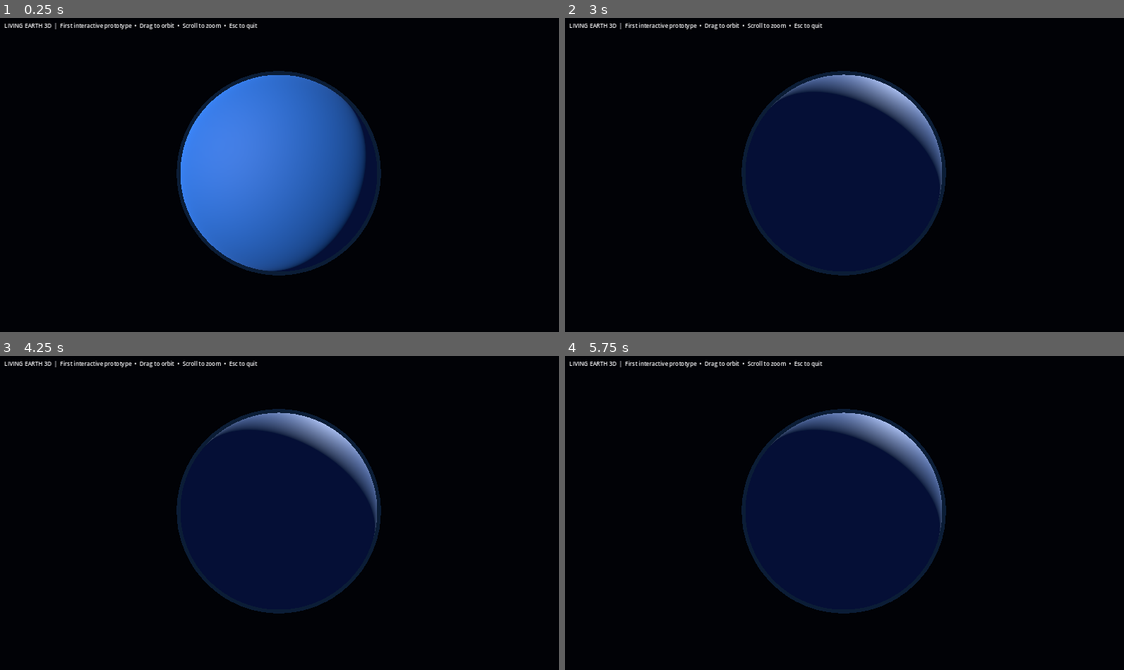
Above: before the commit, frames 1-4 (two rows, left to right).
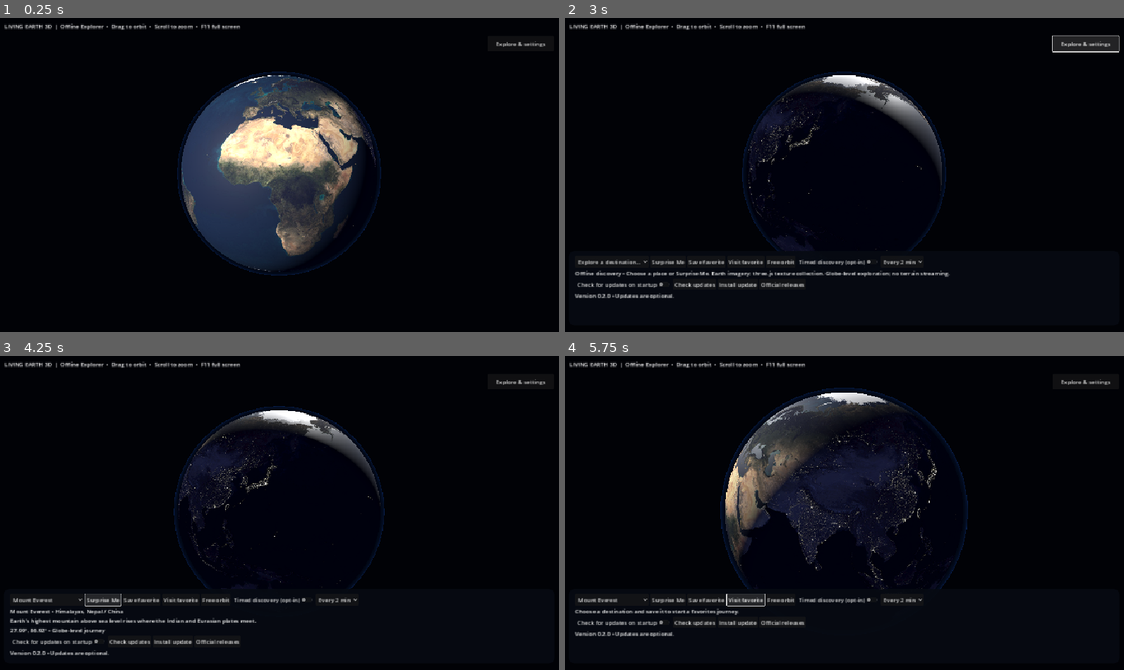
Above: after the commit, the same moments.

Repository: nortja/Living-earth-3d
Game: Godot game, scene res://scenes/earth.tscn
Two runs of this game, one before a commit and one after it. Both use one fixed random seed, a clock stepped at 60 frames per second and the inputs below.
Inputs (mouse positions are in pixels of both pictures, inside the frame that each line leads up to):
- Up to frame 1 (0.25 s): no input
- Up to frame 2 (3 s): tap Enter at 0.5 s; move the mouse to (816, 237) at 0.52 s; click (816, 237) at 0.67 s; drag from (1012, 222) to (816, 237) at 1.27 s; move the mouse to (676, 124) at 2.02 s; click (676, 124) at 2.17 s; click (1084, 43) at 2.75 s, where only the run after the commit has a clickable "Explore & settings"
- Up to frame 3 (4.25 s): click (100, 600) at 3.5 s, where only the run after the commit has a clickable "Surprise Me"
- Up to frame 4 (5.75 s): click (609, 600) at 4.25 s, where only the run after the commit has a clickable "Mount Everest"; click (743, 600) at 5 s, where only the run after the commit has a clickable "Visit favorite"

The runs differ from the first frame. In frame 1, 19% of the frame differs, in the area x 0-98%, y 1-83%; in frame 2, 20%; in frame 3, 20%, in the area x 0-98%, y 1-96%; in frame 4, 19%.

Commit message:
Build Windows installer preview with textured globe and verified updater

Diff:
--- /dev/null
+++ b/assets/icon.svg
@@ -0,0 +1 @@
+<svg xmlns="http://www.w3.org/2000/svg" width="256" height="256" viewBox="0 0 256 256"><defs><radialGradient id="sea" cx="35%" cy="30%"><stop stop-color="#57bcdd"/><stop offset=".65" stop-color="#156391"/><stop offset="1" stop-color="#071d3d"/></radialGradient></defs><circle cx="128" cy="128" r="116" fill="#14385c"/><circle cx="128" cy="128" r="107" fill="url(#sea)"/><path d="M65 49l29-14 24 13 16 24-18 25-22 3-4 29-21-5-16-27-15-9 7-23zM121 126l30-17 25 7 16 29-19 25-8 33-20 16-10-25 5-24-23-19zM185 63l25 25 14 39-23-10-10-25-19-7z" fill="#67b891"/><circle cx="128" cy="128" r="109" fill="none" stroke="#8ed9ee" stroke-width="3" opacity=".7"/></svg>
--- /dev/null
+++ b/data/destinations.json
@@ -0,0 +1,8 @@
+[
+  {"name":"Grand Canyon", "region":"Arizona, United States", "latitude":36.1, "longitude":-112.1, "fact":"The Colorado River exposes nearly two billion years of rock history here."},
+  {"name":"Great Barrier Reef", "region":"Queensland, Australia", "latitude":-18.3, "longitude":147.7, "fact":"This vast reef system supports thousands of species along Australia's northeast coast."},
+  {"name":"Mount Everest", "region":"Himalayas, Nepal / China", "latitude":27.9881, "longitude":86.925, "fact":"Earth's highest mountain above sea level rises where the Indian and Eurasian plates meet."},
+  {"name":"Galápagos Islands", "region":"Ecuador", "latitude":-0.7, "longitude":-90.5, "fact":"These volcanic islands are known for distinctive wildlife shaped by isolation."},
+  {"name":"Lake Baikal", "region":"Siberia, Russia", "latitude":53.5, "longitude":108.0, "fact":"The world's deepest lake contains about one fifth of Earth's unfrozen surface fresh water."},
+  {"name":"Victoria Falls", "region":"Zambia / Zimbabwe", "latitude":-17.924, "longitude":25.857, "fact":"The Zambezi River plunges across a broad basalt ledge into a narrow gorge."}
+]
--- a/project.godot
+++ b/project.godot
@@ -2,6 +2,8 @@
 
 [application]
 config/name="Living Earth 3D"
+config/version="0.2.0"
+config/icon="res://assets/icon.svg"
 run/main_scene="res://scenes/earth.tscn"
 config/features=PackedStringArray("4.2", "GL Compatibility")
 
@@ -14,3 +16,7 @@
 window/size/viewport_width=1600
 window/size/viewport_height=900
 window/stretch/mode="canvas_items"
+window/stretch/aspect="expand"
+window/size/min_width=800
+window/size/min_height=600
+window/dpi/allow_hidpi=true
--- a/scripts/earth.gd
+++ b/scripts/earth.gd
@@ -3,12 +3,45 @@
 var earth: MeshInstance3D
 var camera: Camera3D
 var info: Label
-var yaw := 0.0
+var yaw := PI + 0.25
 var pitch := 0.18
 var distance := 3.6
 var dragging := false
+var zoom_tween: Tween
+var zoom_target := 3.6
+var screensaver_mode := false
+var screensaver_age := 0.0
+var destinations: Array = []
+var favorites: Array = []
+var selected := -1
+var discovery_enabled := false
+var discovery_interval := 120.0
+var elapsed := 0.0
+var journey: Tween
+var place_picker: OptionButton
+var favorite_button: Button
+var description: Label
+var update_status: Label
+var update_request: HTTPRequest
+var preferences := ConfigFile.new()
+const VERSION := "0.2.0"
+const RELEASES_URL := "https://github.com/nortja/Living-earth-3d/releases"
+
 
 func _ready() -> void:
+    var arguments := OS.get_cmdline_args() + OS.get_cmdline_user_args()
+    for argument in arguments:
+        if argument.to_lower().begins_with("/p"):
+            # Windows preview embedding is not implemented; never open a full window for /p.
+            set_process(false)
+            get_tree().quit()
+            return
+        if argument.to_lower() == "/s":
+            screensaver_mode = true
+    if DisplayServer.get_name() != "headless" and not screensaver_mode:
+        var available := DisplayServer.screen_get_usable_rect()
+        get_window().size = Vector2i(mini(1600, int(available.size.x * 0.85)), mini(900, int(available.size.y * 0.85)))
+        get_window().move_to_center()
     var world := WorldEnvironment.new()
     var env := Environment.new()
     env.background_mode = Environment.BG_COLOR
@@ -26,10 +59,11 @@
     sphere.radial_segments = 96
     sphere.rings = 48
     earth.mesh = sphere
-    var mat := StandardMaterial3D.new()
-    mat.albedo_color = Color(0.08, 0.32, 0.65)
-    mat.metallic = 0.05
-    mat.roughness = 0.8
+    var mat := ShaderMaterial.new()
+    mat.shader = load("res://shaders/earth.gdshader")
+    mat.set_shader_parameter("day_map", load("res://assets/earth/day.jpg"))
+    mat.set_shader_parameter("night_map", load("res://assets/earth/night.png"))
+    mat.set_shader_parameter("ocean_mask", load("res://assets/earth/specular.jpg"))
     earth.material_override = mat
     add_child(earth)
 
@@ -38,18 +72,16 @@
     outer.radius = 1.035
     outer.height = 2.07
     atmosphere.mesh = outer
-    var glow := StandardMaterial3D.new()
-    glow.transparency = BaseMaterial3D.TRANSPARENCY_ALPHA
-    glow.albedo_color = Color(0.22, 0.56, 1.0, 0.10)
-    glow.shading_mode = BaseMaterial3D.SHADING_MODE_UNSHADED
-    glow.cull_mode = BaseMaterial3D.CULL_DISABLED
+    var glow := ShaderMaterial.new()
+    glow.shader = load("res://shaders/atmosphere.gdshader")
     atmosphere.material_override = glow
     add_child(atmosphere)
 
     var sun := DirectionalLight3D.new()
-    sun.rotation_degrees = Vector3(-25, -45, 0)
+    sun.rotation_degrees = Vector3(-25, 150, 0)
     sun.light_energy = 2.0
     add_child(sun)
+    mat.set_shader_parameter("sun_direction", sun.basis.z)
 
     camera = Camera3D.new()
     camera.current = true
@@ -60,30 +92,286 @@
     var layer := CanvasLayer.new()
     add_child(layer)
     info = Label.new()
-    info.text = "LIVING EARTH 3D  |  First interactive prototype  •  Drag to orbit  •  Scroll to zoom  •  Esc to quit"
-    info.position = Vector2(22, 20)
+    info.text = "LIVING EARTH 3D  |  Offline Explorer  •  Drag to orbit  •  Scroll to zoom  •  F11 full screen"
+    info.set_anchors_and_offsets_preset(Control.PRESET_TOP_WIDE)
+    info.offset_left = 22
+    info.offset_right = -22
+    info.offset_top = 20
+    info.autowrap_mode = TextServer.AUTOWRAP_WORD_SMART
     layer.add_child(info)
+    _build_explorer(layer)
+    if screensaver_mode:
+        layer.hide()
+        get_window().mode = Window.MODE_FULLSCREEN
+        Input.mouse_mode = Input.MOUSE_MODE_HIDDEN
+        discovery_enabled = false
 
 func _process(delta: float) -> void:
-    earth.rotate_y(delta * 0.08)
+    screensaver_age += delta
+    if (journey and journey.is_running()) or (zoom_tween and zoom_tween.is_running()):
+        _update_camera()
+    if selected < 0:
+        earth.rotate_y(delta * 0.08)
+    if discovery_enabled:
+        elapsed += delta
+        if elapsed >= discovery_interval:
+            elapsed = 0.0
+            surprise_me()
 
 func _unhandled_input(event: InputEvent) -> void:
+    if screensaver_mode:
+        if screensaver_age > 1.0 and (event is InputEventKey or event is InputEventMouseButton or (event is InputEventMouseMotion and event.relative.length() > 3.0)):
+            get_tree().quit()
+        return
     if event is InputEventMouseButton:
         if event.button_index == MOUSE_BUTTON_LEFT:
             dragging = event.pressed
+            if dragging and journey:
+                journey.kill()
         elif event.pressed and event.button_index == MOUSE_BUTTON_WHEEL_UP:
-            distance = max(1.8, distance - 0.2)
-            _update_camera()
+            _zoom(-0.2)
         elif event.pressed and event.button_index == MOUSE_BUTTON_WHEEL_DOWN:
-            distance = min(10.0, distance + 0.2)
-            _update_camera()
+            _zoom(0.2)
     elif event is InputEventMouseMotion and dragging:
         yaw -= event.relative.x * 0.005
         pitch = clamp(pitch + event.relative.y * 0.005, -1.35, 1.35)
         _update_camera()
-    elif event is InputEventKey and event.pressed and event.keycode == KEY_ESCAPE:
-        get_tree().quit()
+    elif event is InputEventKey and event.pressed:
+        if event.keycode == KEY_F11:
+            get_window().mode = Window.MODE_WINDOWED if get_window().mode == Window.MODE_FULLSCREEN else Window.MODE_FULLSCREEN
+        elif event.keycode == KEY_ESCAPE:
+            if get_window().mode == Window.MODE_FULLSCREEN:
+                get_window().mode = Window.MODE_WINDOWED
+            else:
+                get_tree().quit()
 
 func _update_camera() -> void:
     camera.position = Vector3(sin(yaw) * cos(pitch), sin(pitch), cos(yaw) * cos(pitch)) * distance
     camera.look_at(Vector3.ZERO, Vector3.UP)
+
+func _build_explorer(layer: CanvasLayer) -> void:
+    destinations = JSON.parse_string(FileAccess.get_file_as_string("res://data/destinations.json"))
+    preferences.load("user://preferences.cfg")
+    favorites = preferences.get_value("explorer", "favorites", [])
+    var panel := PanelContainer.new()
+    panel.set_anchors_and_offsets_preset(Control.PRESET_BOTTOM_WIDE)
+    panel.offset_left = 20
+    panel.offset_right = -20
+    panel.offset_top = -230
+    panel.offset_bottom = -20
+    layer.add_child(panel)
+    panel.visible = false
+    var style := StyleBoxFlat.new()
+    style.bg_color = Color(0.025, 0.04, 0.07, 0.94)
+    style.set_corner_radius_all(16)
+    style.content_margin_left = 18
+    style.content_margin_right = 18
+    style.content_margin_top = 14
+    style.content_margin_bottom = 14
+    panel.add_theme_stylebox_override("panel", style)
+    var explore := Button.new()
+    explore.text = "Explore & settings"
+    explore.set_anchors_and_offsets_preset(Control.PRESET_TOP_RIGHT)
+    explore.offset_left = -210
+    explore.offset_right = -22
+    explore.offset_top = 60
+    explore.offset_bottom = 104
+    explore.pressed.connect(func(): panel.visible = not panel.visible)
+    layer.add_child(explore)
+    var scroll_panel := ScrollContainer.new()
+    scroll_panel.horizontal_scroll_mode = ScrollContainer.SCROLL_MODE_DISABLED
+    panel.add_child(scroll_panel)
+    var box := VBoxContainer.new()
+    box.size_flags_horizontal = Control.SIZE_EXPAND_FILL
+    scroll_panel.add_child(box)
+    var controls := HFlowContainer.new()
+    box.add_child(controls)
+    place_picker = OptionButton.new()
+    place_picker.add_item("Explore a destination…")
+    for place in destinations:
+        place_picker.add_item(place.name)
+    place_picker.item_selected.connect(func(index: int):
+        if index > 0:
+            visit(index - 1))
+    controls.add_child(place_picker)
+    _button(controls, "Surprise Me", surprise_me)
+    favorite_button = _button(controls, "Save favorite", toggle_favorite)
+    _button(controls, "Visit favorite", visit_favorite)
+    _button(controls, "Free orbit", func():
+        selected = -1
+        if journey:
+            journey.kill()
+        description.text = "Free orbit • Drag to explore; scroll to zoom.")
+    var discovery := CheckButton.new()
+    discovery.text = "Timed discovery (opt-in)"
+    discovery.button_pressed = preferences.get_value("explorer", "discovery", false)
+    discovery_enabled = discovery.button_pressed
+    discovery.toggled.connect(func(enabled: bool):
+        discovery_enabled = enabled
+        elapsed = 0.0
+        preferences.set_value("explorer", "discovery", enabled)
+        _save_preferences())
+    controls.add_child(discovery)
+    var frequency := OptionButton.new()
+    for seconds in [60, 120, 300]:
+        frequency.add_item("Every %d min" % (seconds / 60), seconds)
+    discovery_interval = preferences.get_value("explorer", "interval", 120.0)
+    frequency.select({60: 0, 120: 1, 300: 2}.get(int(discovery_interval), 1))
+    frequency.item_selected.connect(func(index: int):
+        discovery_interval = frequency.get_item_id(index)
+        elapsed = 0.0
+        preferences.set_value("explorer", "interval", discovery_interval)
+        _save_preferences())
+    controls.add_child(frequency)
+    description = Label.new()
+    description.autowrap_mode = TextServer.AUTOWRAP_WORD_SMART
+    description.text = "Offline discovery • Choose a place or Surprise Me. Earth imagery: three.js texture collection. Globe-level exploration; no terrain streaming."
+    box.add_child(description)
+    var updates := HFlowContainer.new()
+    box.add_child(updates)
+    var automatic := CheckButton.new()
+    automatic.text = "Check for updates on startup"
+    automatic.button_pressed = preferences.get_value("updates", "automatic", false)
+    automatic.toggled.connect(func(enabled: bool):
+        preferences.set_value("updates", "automatic", enabled)
+        _save_preferences()
+        if enabled:
+            check_updates())
+    updates.add_child(automatic)
+    _button(updates, "Check updates", check_updates)
+    _button(updates, "Install update", install_update)
+    if OS.get_name() == "Windows":
+        _button(updates, "Screen saver settings", func():
+            var saver := OS.get_executable_path().get_base_dir().path_join("LivingEarth3D.scr")
+            if FileAccess.file_exists(saver):
+                OS.create_process("rundll32.exe", ["desk.cpl,InstallScreenSaver", saver], false))
+    _button(updates, "Official releases", func(): OS.shell_open(RELEASES_URL))
+    update_status = Label.new()
+    update_status.text = "Version " + VERSION + " • Updates are optional."
+    update_status.autowrap_mode = TextServer.AUTOWRAP_WORD_SMART
+    box.add_child(update_status)
+    update_request = HTTPRequest.new()
+    update_request.timeout = 15.0
+    add_child(update_request)
+    update_request.request_completed.connect(_updates_received)
+    if automatic.button_pressed:
+        check_updates()
+
+func _button(parent: Node, title: String, action: Callable) -> Button:
+    var button := Button.new()
+    button.text = title
+    button.pressed.connect(action)
+    parent.add_child(button)
+    return button
+
+func visit(index: int) -> void:
+    if index < 0 or index >= destinations.size():
+        return
+    selected = index
+    var place: Dictionary = destinations[index]
+    place_picker.select(index + 1)
+    description.text = "%s • %s\n%s\n%.2f°, %.2f° • Globe-level journey" % [place.name, place.region, place.fact, place.latitude, place.longitude]
+    favorite_button.text = "Remove favorite" if place.name in favorites else "Save favorite"
+    if journey:
+        journey.kill()
+    if zoom_tween:
+        zoom_tween.kill()
+    zoom_target = 3.0
+    var target_yaw := deg_to_rad(float(place.longitude)) + PI + earth.rotation.y
+    target_yaw = yaw + wrapf(target_yaw - yaw, -PI, PI)
+    journey = create_tween().set_parallel(true).set_trans(Tween.TRANS_SINE).set_ease(Tween.EASE_IN_OUT)
+    journey.tween_property(self, "yaw", target_yaw, 2.5)
+    journey.tween_property(self, "pitch", deg_to_rad(float(place.latitude)), 2.5)
+    journey.tween_property(self, "distance", 3.0, 2.5)
+    journey.step_finished.connect(func(_step: int): _update_camera())
+
+func surprise_me() -> void:
+    if destinations.is_empty():
+        return
+    var next := randi_range(0, destinations.size() - 1)
+    if next == selected:
+        next = (next + 1) % destinations.size()
+    visit(next)
+
+func toggle_favorite() -> void:
+    if selected < 0:
+        return
+    var place_name: String = destinations[selected].name
+    if place_name in favorites:
+        favorites.erase(place_name)
+    else:
+        favorites.append(place_name)
+    preferences.set_value("explorer", "favorites", favorites)
+    _save_preferences()
+    favorite_button.text = "Remove favorite" if place_name in favorites else "Save favorite"
+
+func visit_favorite() -> void:
+    for offset in range(1, destinations.size() + 1):
+        var index := (selected + offset) % destinations.size()
+        if destinations[index].name in favorites:
+            visit(index)
+            return
+    description.text = "Choose a destination and save it to start a favorites journey."
+
+func _save_preferences() -> void:
+    if preferences.save("user://preferences.cfg") != OK:
+        push_warning("Could not save local preferences.")
+
+func check_updates() -> void:
+    if update_request.get_http_client_status() != HTTPClient.STATUS_DISCONNECTED:
+        return
+    update_status.text = "Checking official GitHub Releases…"
+    var error := update_request.request("https://api.github.com/repos/nortja/Living-earth-3d/releases/latest", ["Accept: application/vnd.github+json", "User-Agent: Living-earth-3d/" + VERSION])
+    if error != OK:
+        update_status.text = "Update check unavailable. Offline exploration still works."
+
+func newer_version(tag: String) -> bool:
+    var remote := tag.trim_prefix("v").split(".")
+    var local := VERSION.split(".")
+    if remote.size() != 3:
+        return false
+    for part in remote:
+        if not part.is_valid_int() or int(part) < 0:
+            return false
+    for index in range(3):
+        if int(remote[index]) != int(local[index]):
+            return int(remote[index]) > int(local[index])
+    return false
+
+func _updates_received(result: int, code: int, _headers: PackedStringArray, body: PackedByteArray) -> void:
+    if result != HTTPRequest.RESULT_SUCCESS:
+        update_status.text = "Update check unavailable. Offline exploration still works."
+        return
+    if code == 404:
+        update_status.text = "No published release yet. Running " + VERSION + "."
+        return
+    var parser := JSON.new()
+    var parse_result := parser.parse(body.get_string_from_utf8())
+    var release = parser.data
+    if code != 200 or parse_result != OK or not release is Dictionary or not release.get("tag_name", null) is String:
+        update_status.text = "Update check unavailable. Try again later."
+        return
+    if newer_version(release.tag_name):
+        update_status.text = "Update %s available • Choose Install update (Windows)." % release.tag_name
+        if preferences.get_value("updates", "automatic", false) and OS.get_name() == "Windows":
+            install_update()
+    else:
+        update_status.text = "No newer stable version available • " + VERSION
+
+func install_update() -> void:
+    var helper := OS.get_executable_path().get_base_dir().path_join("update.ps1")
+    if OS.get_name() != "Windows" or not FileAccess.file_exists(helper):
+        update_status.text = "Install updates through the Windows installer. Use Official releases for other builds."
+        return
+    var pid := OS.create_process("powershell.exe", ["-NoProfile", "-WindowStyle", "Hidden", "-File", helper, "-CurrentVersion", VERSION, "-AppProcessId", str(OS.get_process_id())], false)
+    update_status.text = "Updater started • A verified update will ask before restarting." if pid > 0 else "Could not start updater. Use Official releases."
+
+func _zoom(amount: float) -> void:
+    if journey and journey.is_running():
+        journey.kill()
+        zoom_target = distance
+    if zoom_tween:
+        zoom_tween.kill()
+    zoom_target = clampf(zoom_target + amount, 1.8, 10.0)
+    zoom_tween = create_tween().set_trans(Tween.TRANS_SINE).set_ease(Tween.EASE_OUT)
+    zoom_tween.tween_property(self, "distance", zoom_target, 0.18)
--- /dev/null
+++ b/shaders/atmosphere.gdshader
@@ -0,0 +1,7 @@
+shader_type spatial;
+render_mode unshaded, blend_add, cull_front, depth_draw_never, shadows_disabled;
+void fragment() {
+    float rim = pow(1.0 - abs(dot(normalize(NORMAL), normalize(VIEW))), 3.0);
+    ALBEDO = vec3(0.12, 0.38, 0.9) * rim * 0.55;
+    ALPHA = rim * 0.55;
+}
--- /dev/null
+++ b/shaders/earth.gdshader
@@ -0,0 +1,19 @@
+shader_type spatial;
+render_mode specular_schlick_ggx;
+uniform sampler2D day_map : source_color, filter_linear_mipmap_anisotropic, repeat_enable;
+uniform sampler2D night_map : source_color, filter_linear_mipmap_anisotropic, repeat_enable;
+uniform sampler2D ocean_mask : filter_linear_mipmap_anisotropic, repeat_enable;
+uniform vec3 sun_direction = vec3(0.5, 0.4, 1.0);
+varying vec3 world_normal;
+void vertex() {
+    world_normal = normalize(MODEL_NORMAL_MATRIX * NORMAL);
+}
+void fragment() {
+    vec3 surface = texture(day_map, UV).rgb;
+    float ocean = texture(ocean_mask, UV).r;
+    float day = smoothstep(-0.12, 0.2, dot(normalize(world_normal), normalize(sun_direction)));
+    ALBEDO = surface;
+    ROUGHNESS = mix(0.9, 0.6, ocean);
+    SPECULAR = mix(0.15, 0.32, ocean);
+    EMISSION = texture(night_map, UV).rgb * (1.0 - day) * 0.8;
+}
--- /dev/null
+++ b/tests/explorer_test.gd
@@ -0,0 +1,69 @@
+extends SceneTree
+
+var failures := 0
+var checks := 0
+
+func _initialize() -> void:
+    call_deferred("run")
+
+func verify(value: bool, message: String) -> void:
+    checks += 1
+    if not value:
+        failures += 1
+        push_error(message)
+
+func run() -> void:
+    var scene = load("res://scenes/earth.tscn").instantiate()
+    root.add_child(scene)
+    await process_frame
+    verify(scene.destinations.size() == 6, "Offline catalog loaded")
+    verify(not scene.discovery_enabled, "Discovery defaults off")
+    for place in scene.destinations:
+        verify(abs(place.latitude) <= 90 and abs(place.longitude) <= 180, "Valid coordinates")
+    scene.visit(0)
+    verify(scene.selected == 0 and scene.description.text.contains("Grand Canyon"), "Selection shows destination")
+    scene.journey.custom_step(3.0)
+    scene._update_camera()
+    verify(abs(scene.pitch - deg_to_rad(36.1)) < 0.001, "Journey reaches latitude")
+    verify(abs(scene.distance - 3.0) < 0.001, "Journey reaches zoom")
+    verify(abs(wrapf(scene.yaw - scene.earth.rotation.y - PI - deg_to_rad(-112.1), -PI, PI)) < 0.001, "Journey longitude matches texture UV")
+    scene._zoom(-0.2)
+    scene.zoom_tween.custom_step(0.3)
+    scene._update_camera()
+    verify(abs(scene.distance - 2.8) < 0.001, "Wheel zoom animates to target")
+    scene._zoom(-100.0)
+    scene.zoom_tween.custom_step(0.3)
+    verify(abs(scene.distance - 1.8) < 0.001, "Zoom clamps before surface")
+    scene._zoom(100.0)
+    scene.zoom_tween.custom_step(0.3)
+    verify(abs(scene.distance - 10.0) < 0.001, "Zoom clamps outer limit")
+    scene.toggle_favorite()
+    verify("Grand Canyon" in scene.favorites, "Favorite saved")
+    var saved := ConfigFile.new()
+    verify(saved.load("user://preferences.cfg") == OK and "Grand Canyon" in saved.get_value("explorer", "favorites", []), "Favorite persists on disk")
+    scene.visit(1)
+    scene.visit_favorite()
+    verify(scene.selected == 0, "Favorite revisited")
+    scene.toggle_favorite()
+    verify(scene.favorites.is_empty(), "Favorite removed")
+    scene.surprise_me()
+    verify(scene.selected != 0, "Surprise selects a different place")
+    var previous: int = scene.selected
+    scene.discovery_enabled = true
+    scene._process(121.0)
+    verify(scene.selected != previous, "Timed discovery advances")
+    verify(scene.newer_version("v0.3.0"), "Newer minor release")
+    verify(scene.newer_version("1.0.0"), "Newer major release")
+    verify(not scene.newer_version("v0.2.0"), "Current release ignored")
+    verify(not scene.newer_version("v0.0.9"), "Older release ignored")
+    verify(not scene.newer_version("v1.0.0-beta"), "Prerelease ignored")
+    scene._updates_received(0, 404, PackedStringArray(), PackedByteArray())
+    verify(scene.update_status.text.contains("No published release"), "Missing release handled")
+    scene._updates_received(0, 200, PackedStringArray(), '{"tag_name":"v0.3.0"}'.to_utf8_buffer())
+    verify(scene.update_status.text.contains("available"), "New release shown")
+    scene._updates_received(0, 200, PackedStringArray(), 'invalid'.to_utf8_buffer())
+    verify(scene.update_status.text.contains("unavailable"), "Malformed response handled")
+    scene._updates_received(HTTPRequest.RESULT_CANT_CONNECT, 0, PackedStringArray(), PackedByteArray())
+    verify(scene.update_status.text.contains("Offline"), "Network failure remains offline-safe")
+    print("Explorer: %d checks, %d failures" % [checks, failures])
+    quit(1 if failures else 0)
--- /dev/null
+++ b/tests/render_test.gd
@@ -0,0 +1,19 @@
+extends SceneTree
+var failures := 0
+func _initialize() -> void:
+    call_deferred("run")
+func run() -> void:
+    var scene = load("res://scenes/earth.tscn").instantiate()
+    root.add_child(scene)
+    for size in [Vector2i(800, 600), Vector2i(1920, 1080), Vector2i(3440, 1440), Vector2i(3840, 2160)]:
+        root.size = size
+        for frame in range(5):
+            await process_frame
+        await RenderingServer.frame_post_draw
+        var image := root.get_texture().get_image()
+        if image.is_empty() or image.get_size() != size or image.get_pixel(image.get_width() / 2, image.get_height() / 2).get_luminance() < 0.01:
+            failures += 1
+            push_error("Globe did not render at %s" % size)
+        print("Rendered %s → viewport %s" % [size, image.get_size()])
+    print("Render tests: 4 sizes, %d failures" % failures)
+    quit(1 if failures else 0)
Not shown, added: assets/Godot-LICENSE.txt
Not shown, added: assets/earth/THREE-LICENSE.txt
Binary file added: assets/earth/day.jpg
Not shown, added: assets/earth/day.jpg.import
Binary file added: assets/earth/night.png
Not shown, added: assets/earth/night.png.import
Binary file added: assets/earth/specular.jpg
Not shown, added: assets/earth/specular.jpg.import
Not shown, added: assets/icon.svg.import
Not shown, added: export_presets.cfg
Not shown, added: scripts/earth.gd.uid
Not shown, added: shaders/atmosphere.gdshader.uid
(and 10 more such lines)
